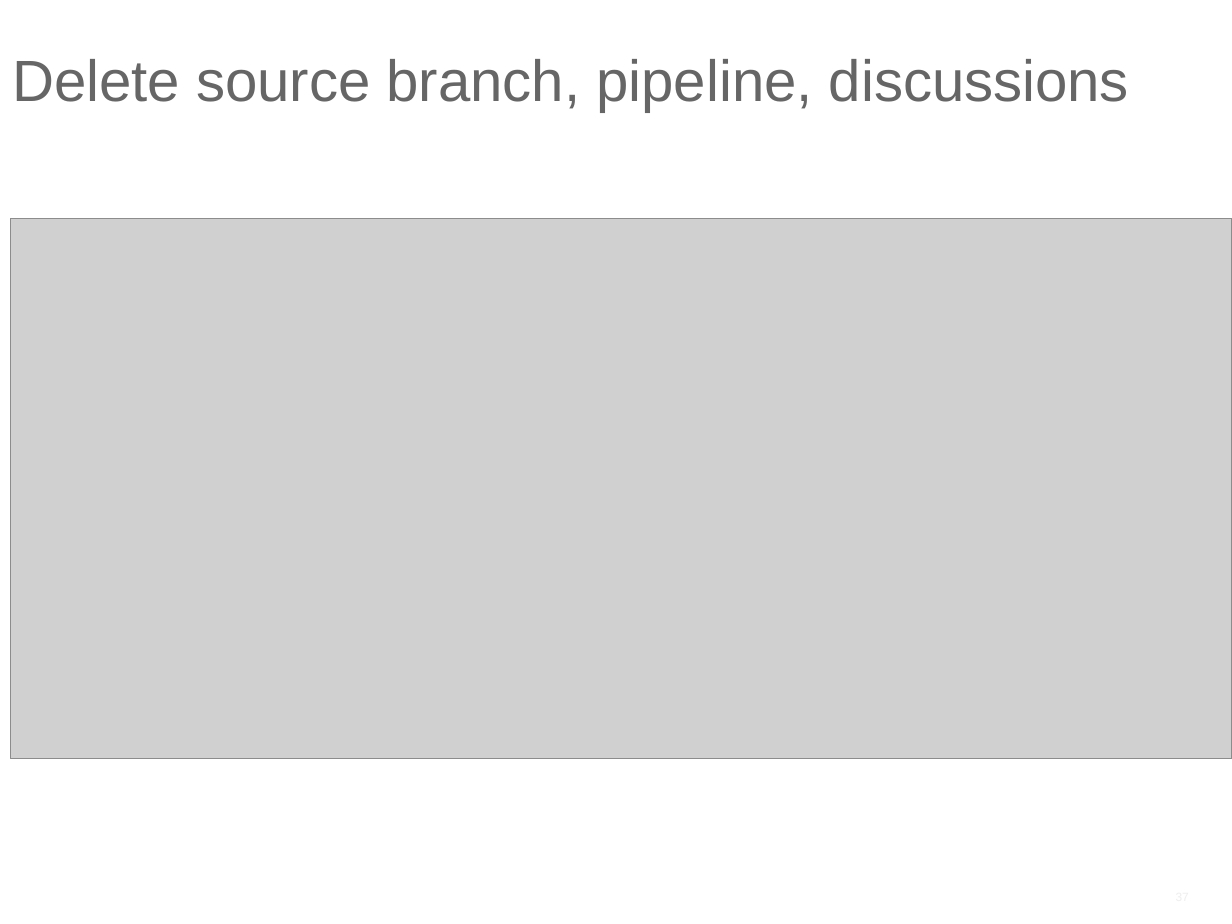
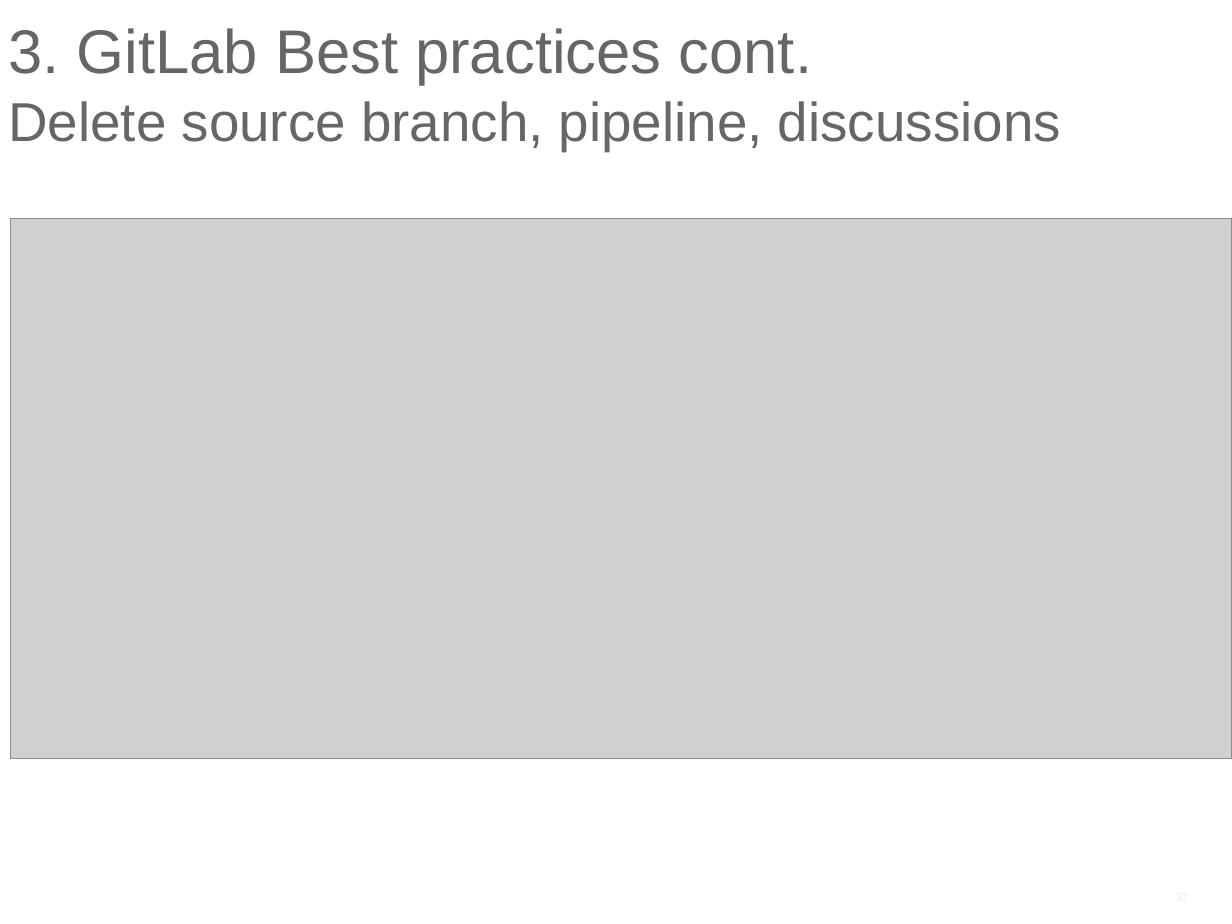
Before and after one commit to ilyaro/mysite, a slide deck: slide 37 of WorkStuff/Courses/Git/Git_Gitlab_Best_Practices/Git_Gitlab_BestPractices.pptx. Drawn at 1232x924 pixels with LibreOffice and Linux fonts; fonts in the diff are those of the drawing; grey boxes stand for pictures. Boxes give left, top, right and bottom in pixels: in the first picture for what was removed or moved away, otherwise in the second. Text is boxed around its words. In the diff, an @@ line names an element or a change of style, - is before the commit and + after.

Commit message:
Adding Gitlab Best practices

```diff
--- a/WorkStuff/Courses/Git/Git_Gitlab_Best_Practices/Git_Gitlab_BestPractices.pptx
+++ b/WorkStuff/Courses/Git/Git_Gitlab_Best_Practices/Git_Gitlab_BestPractices.pptx
@@ title at [8, 28, 1061, 150]: text changed; size 34 to 32 pt @@
-Delete source branch, pipeline, discussions
+3. GitLab Best practices cont.
+Delete source branch, pipeline, discussions
```
Also in this commit, not shown: 5 other slides changed, 3 slides added.
